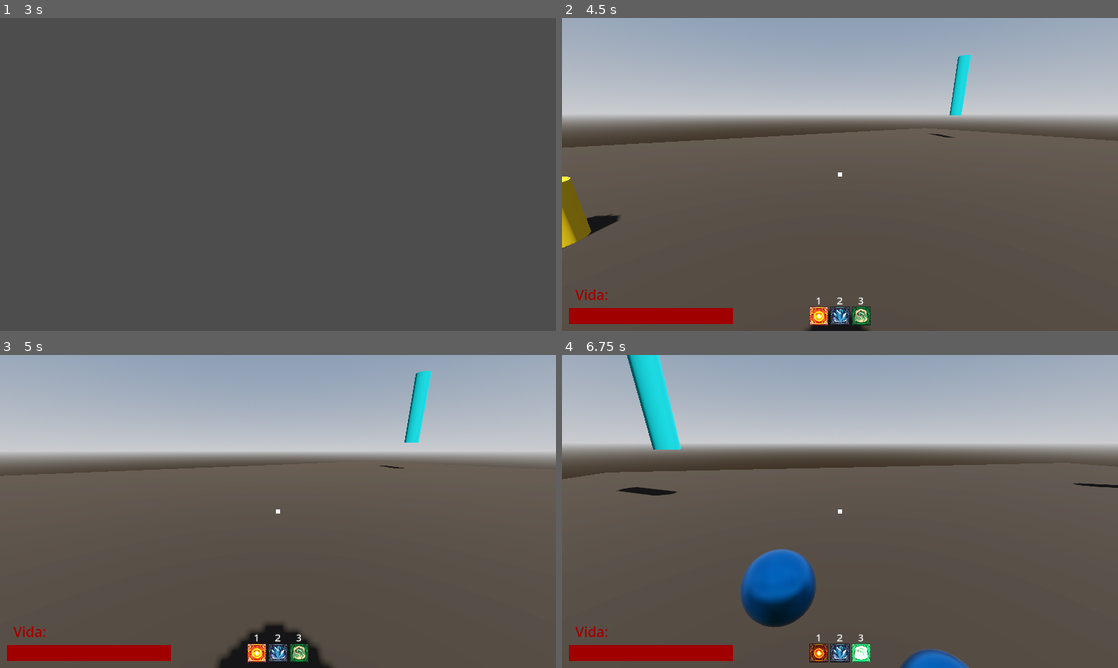
Above: before the commit, frames 1-4 (two rows, left to right).
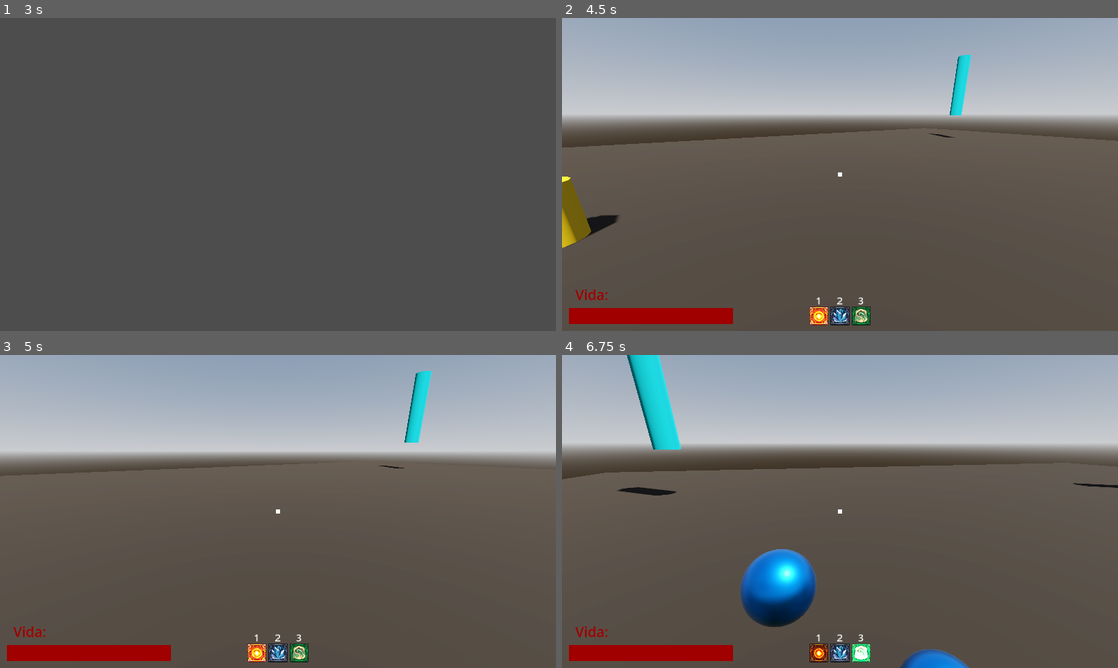
Above: after the commit, the same moments.

Repository: Isaaa43/Saudavel-e-Balanceado
Game: Godot game, scene res://cenas/main_game.tscn
Two runs of this game, one before a commit and one after it. Both use one fixed random seed, a clock stepped at 60 frames per second and the inputs below. Sound files missing from this copy of the repository are replaced by a short silence.
Inputs (mouse positions are in pixels of both pictures, inside the frame that each line leads up to):
- Up to frame 1 (3 s): click (278, 224) at 0.52 s; type "Alex" at 0.6 s; click "Jogar" at 1.25 s; click "Host" at 2 s; click "Começar Partida" at 2.75 s
- Up to frame 2 (4.5 s): tap Enter at 3.5 s; move the mouse to (962, 158) at 3.52 s; hold D (direita) 3.53-4.28 s; right-click (962, 158) at 3.6 s; click (962, 158) at 3.67 s; tap Space (pular) at 3.77 s; move the mouse to (812, 174) at 4.27 s; hold W (frente) from 4.28 s (still down); tap 1 at 4.35 s; click (812, 174) at 4.42 s
- Up to frame 3 (5 s): keep holding W (frente); tap Space (pular) at 4.52 s
- Up to frame 4 (6.75 s): keep holding W (frente); move the mouse to (851, 505) at 5.02 s; tap 2 at 5.1 s; click (851, 505) at 5.17 s; tap Space (pular) at 5.75, 6.02 s; move the mouse to (834, 517) at 5.77 s; tap 3 at 5.85 s; click (834, 517) at 5.92 s; move the mouse to (878, 514) at 6.52 s; right-click (878, 514) at 6.6 s; click (878, 514) at 6.67 s

Frame 1 is identical in both runs. In frame 2, 0.2% of the frame differs, in the area x 0-56%, y 62-100%; in frame 3, 1.3%; in frame 4, 1.8%, in the area x 10-100%, y 40-100%.
Error after the commit: Invalid access to property or key 'jogadores' on a base object of type 'Node (network_client.gd)'. (res://scripts/game/characters/jogador.gd:28)

Commit message:
added modelo sapo

Diff:
--- a/luta-magos/cenas/game/characters/jogador.tscn
+++ b/luta-magos/cenas/game/characters/jogador.tscn
@@ -4,6 +4,7 @@
 [ext_resource type="Script" uid="uid://cedl4qy6fkjy3" path="res://scripts/game/characters/camera.gd" id="2_s5tbn"]
 [ext_resource type="Script" uid="uid://dofbbhfx4m25a" path="res://scripts/game/characters/lancador_feiticos.gd" id="3_qf517"]
 [ext_resource type="PackedScene" uid="uid://c4x1fiwa5kwuq" path="res://cenas/game/UI/hud_jogador.tscn" id="4_s8iyn"]
+[ext_resource type="PackedScene" uid="uid://lq7jkf0lf88m" path="res://assets/temp/sapo/RigSapo.glb" id="5_f2bc4"]
 
 [sub_resource type="CapsuleShape3D" id="CapsuleShape3D_jbwqc"]
 
@@ -28,16 +29,18 @@
 properties/2/spawn = true
 properties/2/replication_mode = 1
 
-[node name="Jogador" type="CharacterBody3D" unique_id=1397014069 node_paths=PackedStringArray("hud")]
+[node name="Jogador" type="CharacterBody3D" unique_id=1397014069 node_paths=PackedStringArray("mesh_sapo", "sapo_anim")]
 collision_layer = 17
 script = ExtResource("1_30vjq")
-hud = NodePath("Cabeca/Camera3D/HUDjogador")
+mesh_sapo = NodePath("RigSapo/Armature/Skeleton3D/Frogger_Skinned")
+sapo_anim = NodePath("RigSapo/AnimationPlayer")
 
 [node name="CollisionShape3D" type="CollisionShape3D" parent="." unique_id=531717979]
 transform = Transform3D(1, 0, 0, 0, 1, 0, 0, 0, 1, 0, 1, 0)
 shape = SubResource("CapsuleShape3D_jbwqc")
 
 [node name="Corpo" type="Node3D" parent="." unique_id=1370049106]
+visible = false
 
 [node name="MeshCorpo" type="MeshInstance3D" parent="Corpo" unique_id=1306189236]
 transform = Transform3D(1, 0, 0, 0, 1, 0, 0, 0, 1, 0, 1, 0)
@@ -48,13 +51,16 @@
 transform = Transform3D(1, 0, 0, 0, 1, 0, 0, 0, 1, 0, 1.5, 0)
 
 [node name="Camera3D" type="Camera3D" parent="Cabeca" unique_id=786938037 node_paths=PackedStringArray("jogador", "cabeca")]
+cull_mask = 1048573
+near = 0.1
 script = ExtResource("2_s5tbn")
 jogador = NodePath("../..")
 cabeca = NodePath("../CabecaPivot")
 
-[node name="LancadorFeiticos" type="Node3D" parent="Cabeca/Camera3D" unique_id=1643112298]
+[node name="LancadorFeiticos" type="Node3D" parent="Cabeca/Camera3D" unique_id=1643112298 node_paths=PackedStringArray("sapo_anim")]
 transform = Transform3D(1, 0, 0, 0, 1, 0, 0, 0, 1, 0, 0, -1)
 script = ExtResource("3_qf517")
+sapo_anim = NodePath("../../../RigSapo/AnimationPlayer")
 
 [node name="RayCast3D" type="RayCast3D" parent="Cabeca/Camera3D/LancadorFeiticos" unique_id=576639506]
 target_position = Vector3(0, 0, -5)
@@ -68,6 +74,7 @@
 
 [node name="MeshCabeca" type="MeshInstance3D" parent="Cabeca/CabecaPivot" unique_id=1253220719]
 transform = Transform3D(0.75, 0, 0, 0, 0.75, 0, 0, 0, 0.75, 0, 0, -0.099999994)
+visible = false
 mesh = SubResource("SphereMesh_s5tbn")
 surface_material_override/0 = SubResource("StandardMaterial3D_qf517")
 
@@ -83,3 +90,38 @@
 
 [node name="MultiplayerSynchronizer" type="MultiplayerSynchronizer" parent="." unique_id=1203761034]
 replication_config = SubResource("SceneReplicationConfig_s5tbn")
+
+[node name="RigSapo" parent="." unique_id=689871875 instance=ExtResource("5_f2bc4")]
+transform = Transform3D(-6.54, 0, -5.71745e-07, 0, 6.54, 0, 5.71745e-07, 0, -6.54, 0, 0, 0)
+
+[node name="Skeleton3D" parent="RigSapo/Armature" parent_id_path=PackedInt32Array(689871875, 1148812922) index="0" unique_id=1299174247]
+bones/0/rotation = Quaternion(0.5199694, -0.5094453, -0.48495778, -0.48467854)
+bones/1/position = Vector3(7.6582623, 9.434297e-07, 7.386552e-08)
+bones/5/position = Vector3(3.7080913, 0.36025572, -0.13284376)
+bones/6/position = Vector3(0.5586213, -4.6191545, 1.0789877)
+bones/6/rotation = Quaternion(-0.031179233, -0.0006537109, -0.16290846, 0.98614824)
+bones/7/rotation = Quaternion(-0.17497768, -0.12648633, -0.3620591, 0.9068061)
+bones/9/rotation = Quaternion(0.067385234, -0.042692553, 0.020653604, 0.9965992)
+bones/14/rotation = Quaternion(-0.20952618, 0.049176432, -0.24779274, 0.94460535)
+bones/17/rotation = Quaternion(-0.39493272, 0.086085886, -0.4466514, 0.7981979)
+bones/18/rotation = Quaternion(0.04566259, 0.08727906, 0.17039427, 0.9804403)
+bones/21/position = Vector3(3.326479, 9.909274e-07, -5.960467e-08)
+bones/21/rotation = Quaternion(-8.381902e-09, 6.5192607e-09, -4.0046835e-08, 1)
+bones/22/position = Vector3(0.27798033, -4.5109496, -0.9555401)
+bones/22/rotation = Quaternion(0.07861485, -0.028231999, -0.033619575, 0.995938)
+bones/23/position = Vector3(-0.9596746, -1.1086491, -8.170887)
+bones/23/rotation = Quaternion(0.121859364, -0.037095822, 0.948863, 0.28884804)
+bones/25/rotation = Quaternion(0.11469706, 0.33496666, 0.10940164, 0.928802)
+bones/27/rotation = Quaternion(-0.00031638594, -0.08712054, -0.02472192, 0.9958909)
+bones/28/rotation = Quaternion(0.048106503, -0.37515065, 0.071300596, 0.9229648)
+bones/31/rotation = Quaternion(0.191614, -0.13351136, -0.25963336, 0.93704283)
+bones/33/rotation = Quaternion(-0.14434122, -0.1984486, -0.56944555, 0.7845479)
+bones/34/rotation = Quaternion(0.17277439, -0.03775042, -0.12074552, 0.97680324)
+
+[node name="Frogger_Skinned" parent="RigSapo/Armature/Skeleton3D" index="0" unique_id=695652222]
+layers = 3
+
+[node name="AnimationPlayer" parent="RigSapo" index="6" unique_id=1364309788]
+autoplay = &"Idle"
+
+[editable path="RigSapo"]
--- a/luta-magos/scripts/game/characters/jogador.gd
+++ b/luta-magos/scripts/game/characters/jogador.gd
@@ -1,7 +1,12 @@
 extends CharacterBody3D
 class_name Jogador
 
-@export var hud : HUDJogador
+
+
+@export var mesh_sapo : MeshInstance3D
+@export var sapo_anim : AnimationPlayer
+
+@onready var hud: HUDJogador = $Cabeca/Camera3D/HUDjogador
 
 @onready var camera_3d: Camera3D = $Cabeca/Camera3D
 @onready var lancador_feiticos: LancadorFeiticos = $Cabeca/Camera3D/LancadorFeiticos
@@ -20,6 +25,8 @@
 
 func _enter_tree() -> void:
 	set_multiplayer_authority(str(name).to_int())
+	NetworkClient.jogadores[str(name).to_int()] = self
+
 	print("Jogador %s  is_auth? " % name, is_multiplayer_authority())
 
 	print("--------------")
@@ -28,11 +35,14 @@
 func _ready() -> void:
 	# se nao for este computador controlando esse nodo, desligue esse nodo
 	if not is_multiplayer_authority():
+		hud = null
 		_turn_off(self)
 		_turn_off(camera_3d)
 		_turn_off(lancador_feiticos)
 		return
 
+	mesh_sapo.set_layer_mask_value(2, true)
+	mesh_sapo.set_layer_mask_value(1, false)
 	camera_3d.start()
 
 func _physics_process(delta: float) -> void:
@@ -57,12 +67,28 @@
 
 	move_and_slide()
 
+func play_lancar() -> void:
+	sapo_anim.play("Take 001")
+	await get_tree().create_timer(0.8).timeout
+	sapo_anim.play("Idle")
+
+var vida: int = 200
 # TODO: somente teste, remover
 @onready var label_dano: Label3D = $LabelDano
 func levar_dano(dano: int) -> void:
 	print('Levar dano %d' % dano)
 
-	hud.levar_dano(dano)
+	vida = vida - dano
+	vida = max(0, vida)
+
+	if hud:
+		hud.set_vida(vida)
+
+	# acabar partida
+	if is_zero_approx(vida):
+		await get_tree().create_timer(0.7).timeout
+		Input.set_mouse_mode(Input.MOUSE_MODE_VISIBLE)
+		NetworkServer.terminar_partida()
 
 	label_dano.text = "Dano:\n%d" % dano
 	label_dano.show()
Binary file added: luta-magos/assets/temp/sapo/RigSapo.glb
Not shown, added: luta-magos/assets/temp/sapo/RigSapo.glb.import
Binary file added: luta-magos/assets/temp/sapo/RigSapo_ComboTextruingPainterStyle_lambert2_Diffus.png
Not shown, added: luta-magos/assets/temp/sapo/RigSapo_ComboTextruingPainterStyle_lambert2_Diffus.png.import
